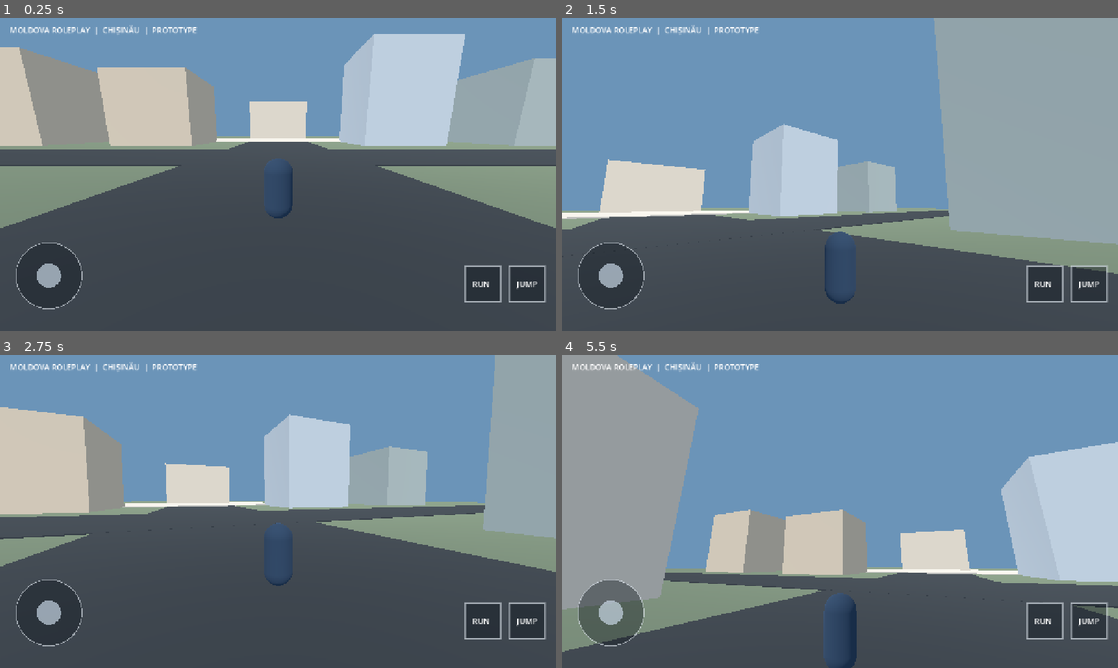
Above: before the commit, frames 1-4 (two rows, left to right).
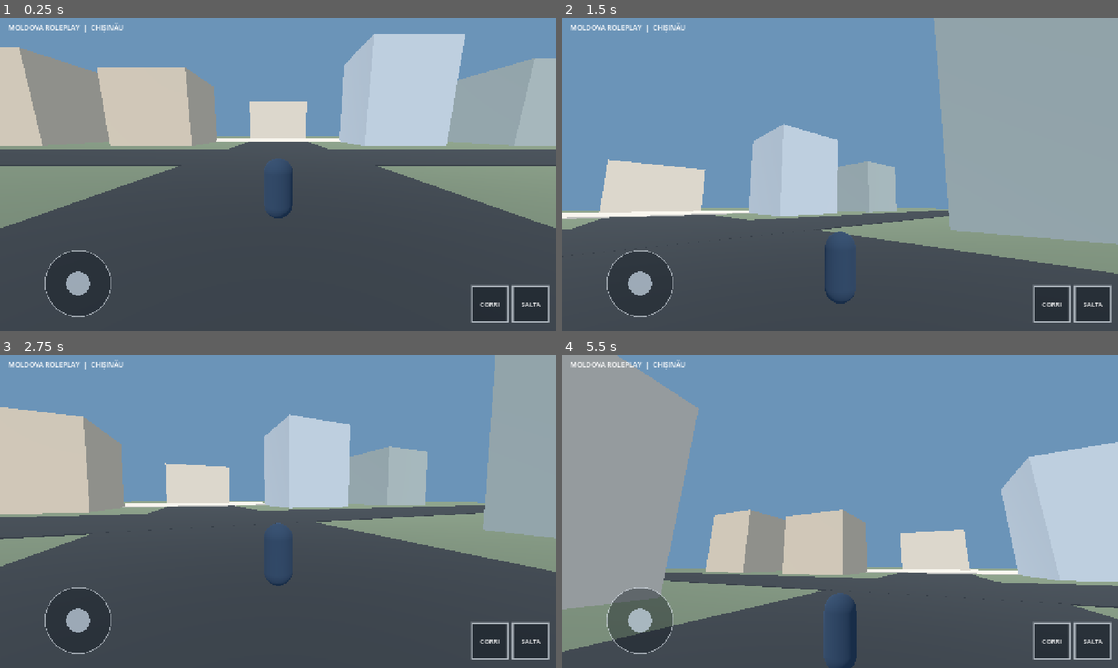
Above: after the commit, the same moments.

Repository: bossartemii/Moldova-Roleplay-
Game: Godot game, scene res://scenes/main.tscn
The game is run twice, just before and just after one commit, with the same random seed, the same clock (stepped at 60 frames per second) and the same inputs.
Inputs (mouse positions are in pixels of both pictures, inside the frame that each line leads up to):
- Up to frame 1 (0.25 s): no input
- Up to frame 2 (1.5 s): drag from (840, 174) to (895, 105) at 0.52 s; tap Enter at 1.25 s; drag from (728, 190) to (812, 237) at 1.27 s
- Up to frame 3 (2.75 s): tap Space at 2 s; move the mouse to (333, 442) at 2.02 s; hold Right (ui_right) from 2.03 s (still down)
- Up to frame 4 (5.5 s): release Right (ui_right) at 2.75 s; drag from (812, 574) to (673, 464) at 2.77 s; tap Enter at 3.5 s; move the mouse to (1006, 558) at 3.52 s; hold Left (ui_left) 3.53-4.25 s; drag from (673, 464) to (756, 433) at 4.27 s; tap Space at 5 s; move the mouse to (867, 511) at 5.02 s; hold Down (ui_down) from 5.03 s (still down); click (867, 511) at 5.17 s

The runs differ from the first frame. In frame 1, 2.6% of the frame differs, in the area x 1-99%, y 1-98%; in frame 2, 2.8%; in frame 3, 2.6%; in frame 4, 4.6%.

Commit message:
Make mobile HUD responsive and add interaction button

Diff:
--- a/scripts/mobile_hud.gd
+++ b/scripts/mobile_hud.gd
@@ -2,13 +2,17 @@
 
 var player: CharacterBody3D
 var center := Vector2.ZERO
-var radius := 76.0
+var radius := 68.0
 var stick := Vector2.ZERO
 var stick_id := -1
 var look_id := -1
 var run_id := -1
 var run_rect := Rect2()
 var jump_rect := Rect2()
+var use_rect := Rect2()
+var interaction_prompt := ""
+var last_message := ""
+var button_size := 72.0
 
 func _ready() -> void:
     mouse_filter = Control.MOUSE_FILTER_STOP
@@ -24,25 +28,42 @@
 func _process(_delta: float) -> void:
     if is_instance_valid(player):
         player.set_mobile_move(stick)
+        interaction_prompt = player.get_interaction_prompt()
+        last_message = player.last_interaction_message
+        queue_redraw()
 
 func _layout() -> void:
     var size := get_viewport_rect().size
-    center = Vector2(112.0, size.y - 128.0)
-    run_rect = Rect2(size.x - 210.0, size.y - 150.0, 82.0, 82.0)
-    jump_rect = Rect2(size.x - 108.0, size.y - 150.0, 82.0, 82.0)
+    radius = clampf(minf(size.x * 0.075, size.y * 0.12), 54.0, 76.0)
+    button_size = clampf(minf(size.x * 0.17, size.y * 0.13), 58.0, 82.0)
+    center = Vector2(maxf(radius + 22.0, size.x * 0.14), size.y - radius - 34.0)
+    var right := size.x - 18.0
+    var bottom := size.y - 22.0
+    jump_rect = Rect2(right - button_size, bottom - button_size, button_size, button_size)
+    run_rect = Rect2(right - button_size * 2.0 - 12.0, bottom - button_size, button_size, button_size)
+    use_rect = Rect2(right - button_size, bottom - button_size * 2.0 - 32.0, button_size, button_size)
 
 func _draw() -> void:
     draw_circle(center, radius, Color(0.04, 0.07, 0.1, 0.38))
     draw_arc(center, radius, 0.0, TAU, 48, Color(0.9, 0.93, 0.96, 0.6), 2.0)
-    draw_circle(center + stick * 48.0, 28.0, Color(0.82, 0.88, 0.94, 0.65))
-    _button(run_rect, "RUN")
-    _button(jump_rect, "JUMP")
-    draw_string(ThemeDB.fallback_font, Vector2(22.0, 34.0), "MOLDOVA ROLEPLAY  |  CHIȘINĂU  |  PROTOTYPE", HORIZONTAL_ALIGNMENT_LEFT, -1.0, 18, Color.WHITE)
+    draw_circle(center + stick * radius * 0.62, radius * 0.36, Color(0.82, 0.88, 0.94, 0.68))
+    _button(run_rect, "CORRI")
+    _button(jump_rect, "SALTA")
+    if not interaction_prompt.is_empty():
+        _button(use_rect, "USA")
+        var prompt_rect := Rect2(get_viewport_rect().size.x * 0.28, 58.0, get_viewport_rect().size.x * 0.48, 52.0)
+        draw_rect(prompt_rect, Color(0.03, 0.05, 0.08, 0.78), true)
+        draw_string(ThemeDB.fallback_font, prompt_rect.position + Vector2(12.0, 32.0), interaction_prompt, HORIZONTAL_ALIGNMENT_CENTER, prompt_rect.size.x - 24.0, 17, Color.WHITE)
+    draw_string(ThemeDB.fallback_font, Vector2(18.0, 28.0), "MOLDOVA ROLEPLAY  |  CHIȘINĂU", HORIZONTAL_ALIGNMENT_LEFT, -1.0, 16, Color.WHITE)
+    if not last_message.is_empty():
+        draw_string(ThemeDB.fallback_font, Vector2(18.0, 54.0), last_message, HORIZONTAL_ALIGNMENT_LEFT, get_viewport_rect().size.x * 0.62, 14, Color("ffe3a3"))
 
 func _button(rect: Rect2, label: String) -> void:
-    draw_rect(rect, Color(0.04, 0.07, 0.1, 0.42), true)
-    draw_rect(rect, Color(0.9, 0.93, 0.96, 0.65), false, 2.0, true)
-    draw_string(ThemeDB.fallback_font, rect.position + Vector2(17.0, 48.0), label, HORIZONTAL_ALIGNMENT_LEFT, -1.0, 18, Color.WHITE)
+    draw_rect(rect, Color(0.04, 0.07, 0.1, 0.48), true)
+    draw_rect(rect, Color(0.9, 0.93, 0.96, 0.7), false, 2.0, true)
+    var font_size := 15
+    var text_width := ThemeDB.fallback_font.get_string_size(label, HORIZONTAL_ALIGNMENT_LEFT, -1, font_size).x
+    draw_string(ThemeDB.fallback_font, rect.position + Vector2((rect.size.x - text_width) * 0.5, rect.size.y * 0.58), label, HORIZONTAL_ALIGNMENT_LEFT, -1.0, font_size, Color.WHITE)
 
 func _gui_input(event: InputEvent) -> void:
     if event is InputEventScreenTouch:
@@ -50,6 +71,9 @@
             if event.position.distance_to(center) <= radius * 1.5:
                 stick_id = event.index
                 _move_stick(event.position)
+            elif not interaction_prompt.is_empty() and use_rect.has_point(event.position):
+                if is_instance_valid(player):
+                    player.try_interact()
             elif run_rect.has_point(event.position):
                 run_id = event.index
                 if is_instance_valid(player):
